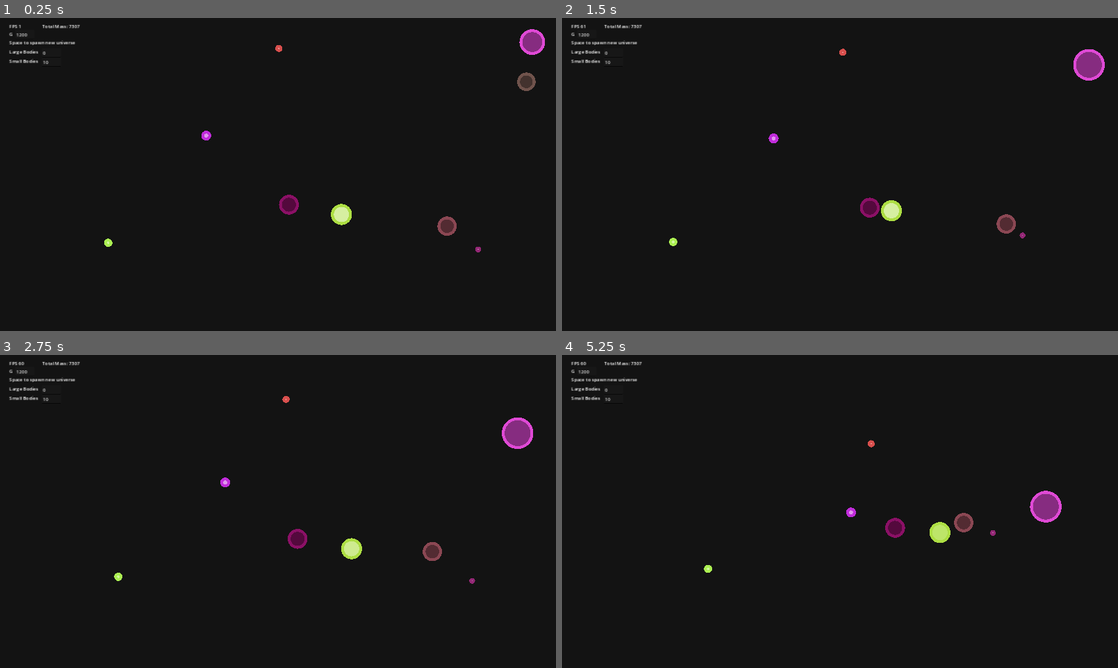
Above: before the commit, frames 1-4 (two rows, left to right).
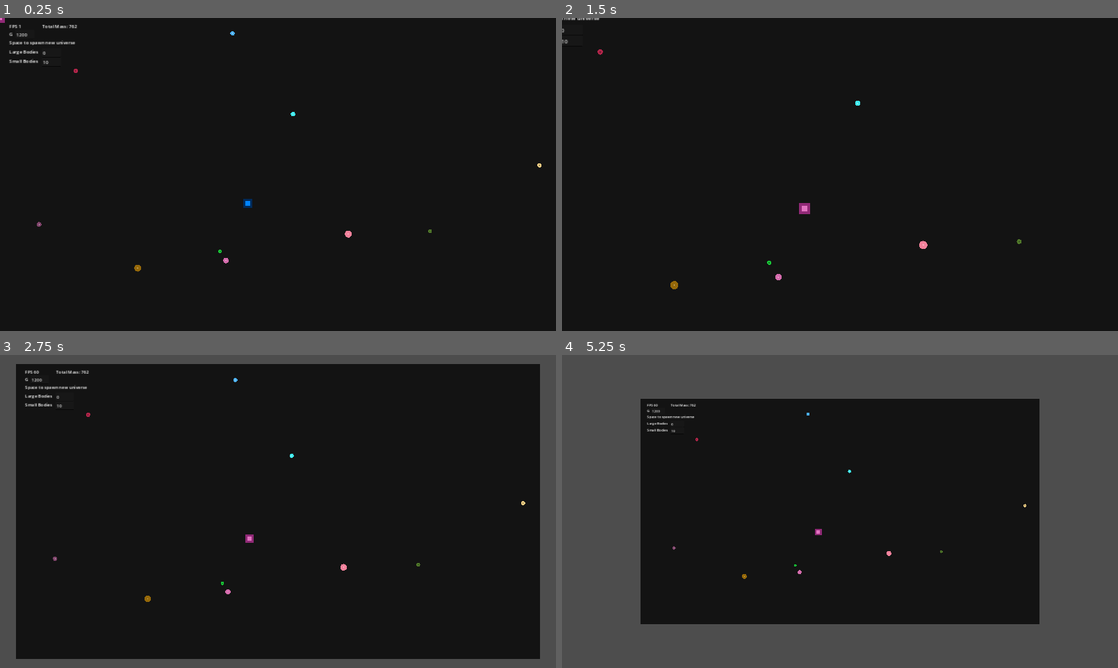
Above: after the commit, the same moments.

Repository: rp282/Gravity2D
Game: Godot game, scene res://god.tscn
Two runs of this game, one before a commit and one after it. Both use one fixed random seed, a clock stepped at 60 frames per second and the inputs below.
Inputs (mouse positions are in pixels of both pictures, inside the frame that each line leads up to):
- Up to frame 1 (0.25 s): no input
- Up to frame 2 (1.5 s): move the mouse to (962, 158) at 0.52 s; tap Mouse wheel down (zoom_in, bound only after the commit) at 0.6 s; tap Mouse wheel up (zoom_out, bound only after the commit) at 0.8, 1.35 s; move the mouse to (728, 190) at 1.27 s
- Up to frame 3 (2.75 s): tap Mouse wheel down (zoom_in, bound only after the commit) at 1.55, 2.1 s; move the mouse to (333, 442) at 2.02 s; tap Mouse wheel up (zoom_out, bound only after the commit) at 2.3 s
- Up to frame 4 (5.25 s): move the mouse to (812, 574) at 2.77 s; tap Mouse wheel up (zoom_out, bound only after the commit) at 2.85, 3.8, 4.35 s; tap Mouse wheel down (zoom_in, bound only after the commit) at 3.05, 3.6, 4.55, 5.1 s; move the mouse to (1006, 558) at 3.52 s; move the mouse to (673, 464) at 4.27 s; move the mouse to (867, 511) at 5.02 s

The runs differ from the first frame. In frame 1, 1.3% of the frame differs, in the area x 0-98%, y 0-82%; in frame 2, 1.7%; in frame 3, 13%; in frame 4, 49%, in the area x 0-100%, y 0-100%.

Commit message:
[Physics] Testing center of mass
Rectangles mark center of mass of universe (CoM). Pink is updated 3 times a second, blue is updated every frame

Diff:
--- /dev/null
+++ b/camera.gd
@@ -0,0 +1,14 @@
+extends Camera2D
+
+
+# Called every frame. 'delta' is the elapsed time since the previous frame.
+#func _process(delta):
+#    align(get_tree().get_first_node_in_group("universe"))
+
+var zoom_speed = 0.1
+
+func _input(event: InputEvent):
+    if event.is_action("zoom_in"):
+        zoom -= zoom * zoom_speed
+    if event.is_action("zoom_out"):
+        zoom += zoom * zoom_speed
--- a/god.gd
+++ b/god.gd
@@ -23,8 +23,8 @@
     $InputSmallBodies.set_text(str(small_bodies))
     $InputG.set_text(str(current_gravity))
     $TotalMass.set_text("Total Mass: %d" % current_universe.total_mass)
-    $Background.size.x = ProjectSettings.get_setting("display/window/size/viewport_width")
-    $Background.size.y = ProjectSettings.get_setting("display/window/size/viewport_height")
+#    $Background.size.x = ProjectSettings.get_setting("display/window/size/viewport_width")
+#    $Background.size.y = ProjectSettings.get_setting("display/window/size/viewport_height")
 
 func _process(delta: float) -> void:
     $FPS.set_text("FPS %d" % Engine.get_frames_per_second())
--- a/god.tscn
+++ b/god.tscn
@@ -1,11 +1,24 @@
-[gd_scene load_steps=3 format=3 uid="uid://eeiv6rah78cb"]
+[gd_scene load_steps=4 format=3 uid="uid://eeiv6rah78cb"]
 
 [ext_resource type="Script" path="res://god.gd" id="1_nvt8k"]
 [ext_resource type="PackedScene" uid="uid://b1sktedj6x7yd" path="res://universe.tscn" id="2_xmtj1"]
+[ext_resource type="Script" path="res://camera.gd" id="3_khsnm"]
 
 [node name="god" type="Node"]
 script = ExtResource("1_nvt8k")
 universe = ExtResource("2_xmtj1")
+
+[node name="Camera2D" type="Camera2D" parent="."]
+position = Vector2(960, 540)
+script = ExtResource("3_khsnm")
+
+[node name="Background" type="ColorRect" parent="Camera2D"]
+z_index = -1
+offset_left = -960.0
+offset_top = -540.0
+offset_right = 960.0
+offset_bottom = 540.0
+color = Color(0.0745098, 0.0745098, 0.0745098, 1)
 
 [node name="FPS" type="Label" parent="."]
 z_index = 1
@@ -25,16 +38,10 @@
 z_index = 1
 offset_left = 32.0
 offset_top = 72.0
-offset_right = 212.0
+offset_right = 260.0
 offset_bottom = 98.0
 text = "Space to spawn new universe
 "
-
-[node name="Background" type="ColorRect" parent="."]
-z_index = -1
-offset_right = 1152.0
-offset_bottom = 648.0
-color = Color(0.0745098, 0.0745098, 0.0745098, 1)
 
 [node name="InputG" type="LineEdit" parent="."]
 offset_left = 52.0
--- a/massive_body.gd
+++ b/massive_body.gd
@@ -63,10 +63,10 @@
                     return
     new_position = position + (velocity * delta)
     ## Bounce off walls
-    if new_position.x + radius > universe.x_max || new_position.x - radius < 0:
-        velocity.x = -velocity.x * universe.wall_cushion_factor
-    if new_position.y + radius > universe.y_max || new_position.y - radius < 0:
-        velocity.y = -velocity.y * universe.wall_cushion_factor
+#    if new_position.x + radius > universe.x_max || new_position.x - radius < 0:
+#        velocity.x = -velocity.x * universe.wall_cushion_factor
+#    if new_position.y + radius > universe.y_max || new_position.y - radius < 0:
+#        velocity.y = -velocity.y * universe.wall_cushion_factor
     position = new_position
     queue_redraw()
 
--- a/project.godot
+++ b/project.godot
@@ -38,6 +38,16 @@
 "events": [Object(InputEventKey,"resource_local_to_scene":false,"resource_name":"","device":-1,"window_id":0,"alt_pressed":false,"shift_pressed":false,"ctrl_pressed":false,"meta_pressed":false,"pressed":false,"keycode":0,"physical_keycode":32,"key_label":0,"unicode":32,"echo":false,"script":null)
 ]
 }
+zoom_out={
+"deadzone": 0.5,
+"events": [Object(InputEventMouseButton,"resource_local_to_scene":false,"resource_name":"","device":-1,"window_id":0,"alt_pressed":false,"shift_pressed":false,"ctrl_pressed":false,"meta_pressed":false,"button_mask":0,"position":Vector2(0, 0),"global_position":Vector2(0, 0),"factor":1.0,"button_index":4,"canceled":false,"pressed":false,"double_click":false,"script":null)
+]
+}
+zoom_in={
+"deadzone": 0.5,
+"events": [Object(InputEventMouseButton,"resource_local_to_scene":false,"resource_name":"","device":-1,"window_id":0,"alt_pressed":false,"shift_pressed":false,"ctrl_pressed":false,"meta_pressed":false,"button_mask":0,"position":Vector2(0, 0),"global_position":Vector2(0, 0),"factor":1.0,"button_index":5,"canceled":false,"pressed":false,"double_click":false,"script":null)
+]
+}
 
 [rendering]
 
--- a/universe.gd
+++ b/universe.gd
@@ -18,6 +18,7 @@
 var velocity = Vector2.ZERO
 
 var total_mass : float = 0
+var center_of_mass : Vector2
 
 func _ready():
     print(gravity)
@@ -26,6 +27,7 @@
         var random_radius = randf_range(100,240)
         var random_position = Vector2(randf_range(0, x_max), randf_range(0, y_max))
         var body : MassiveBody = massive_body.instantiate()
+#        body.initialize(self, 0, random_radius, random_position, Color(randf_range(0,1), randf_range(0,1), randf_range(0,1), 1))
         body.initialize(self, randi() % God.BodyTypes.size(), random_radius, random_position, Color(randf_range(0,1), randf_range(0,1), randf_range(0,1), 1))
 #        var body = MassiveBody.new(generated_mass, random_position, Color(randf_range(0,1), randf_range(0,1), randf_range(0,1), 1))
 #        massive_objects.push_back(body)
@@ -33,23 +35,31 @@
         add_child(body)
     ## Small bodies
     for i in small_bodies:
-        var random_radius = randf_range(3,45)
+        var random_radius = randf_range(6,13)
         var random_position = Vector2(randf_range(0, x_max), randf_range(0, y_max))
         var body : MassiveBody = massive_body.instantiate()
+#        body.initialize(self, 0, random_radius, random_position, Color(randf_range(0,1), randf_range(0,1), randf_range(0,1), 1))
         body.initialize(self, randi() % God.BodyTypes.size(), random_radius, random_position, Color(randf_range(0,1), randf_range(0,1), randf_range(0,1), 1))
 #        var body = MassiveBody.new(generated_mass, random_position, Color(randf_range(0,1), randf_range(0,1), randf_range(0,1), 1))
 #        massive_objects.push_back(body)
         total_mass += body.mass
         add_child(body)
 
-#func _process(delta):
-#    for body in massive_objects:
-#        var velocity = Vector2(0, 0)
-#        for other_body in massive_objects:
-#            if other_body == body:
-#                continue
-#            var f = gravity * body.mass * other_body.mass / body.position.distance_squared_to(other_body.position)
-#            var direction = (other_body.position - body.position).normalized()
-#            velocity += f * direction
-#        body.velocity += velocity / body.mass
-#    pass
+var test_tick: float  = 0
+func _process(delta):
+    test_tick += delta
+    var c = Vector2.ZERO # center of mass
+    var m = 0 # mass
+    for body in get_tree().get_nodes_in_group("bodies"): # Replace with get only bodies in own chunk
+        c = (c * m + body.position * body.mass) / (m + body.mass)
+        m += body.mass
+    center_of_mass = c
+    $COM1.position = center_of_mass
+    if test_tick > 0.33:
+        test_tick = 0
+        c = Vector2.ZERO # center of mass
+        m = 0 # mass
+        for body in get_tree().get_nodes_in_group("bodies"): # Replace with get only bodies in own chunk
+            c = (c * m + body.position * body.mass) / (m + body.mass)
+            m += body.mass
+        $COM2.position = center_of_mass
--- a/universe.tscn
+++ b/universe.tscn
@@ -3,6 +3,40 @@
 [ext_resource type="Script" path="res://universe.gd" id="1_85ewv"]
 [ext_resource type="PackedScene" uid="uid://crdh4fbaypo2u" path="res://massive_body.tscn" id="2_533q6"]
 
-[node name="universe" type="Node2D" groups=["universe"]]
+[node name="Universe" type="Node2D" groups=["universe"]]
 script = ExtResource("1_85ewv")
 massive_body = ExtResource("2_533q6")
+
+[node name="COM1" type="ColorRect" parent="."]
+z_index = 3
+offset_left = -8.0
+offset_top = -8.0
+offset_right = 8.0
+offset_bottom = 8.0
+color = Color(0, 0.513726, 1, 1)
+
+[node name="COM1_2" type="ColorRect" parent="COM1"]
+z_index = -1
+layout_mode = 0
+offset_left = -8.0
+offset_top = -8.0
+offset_right = 24.0
+offset_bottom = 24.0
+color = Color(0, 0.164706, 0.352941, 1)
+
+[node name="COM2" type="ColorRect" parent="."]
+z_index = 3
+offset_left = -8.0
+offset_top = -8.0
+offset_right = 8.0
+offset_bottom = 8.0
+color = Color(0.886275, 0.45098, 0.756863, 1)
+
+[node name="COM2_1" type="ColorRect" parent="COM2"]
+z_index = -1
+layout_mode = 0
+offset_left = -8.0
+offset_top = -8.0
+offset_right = 24.0
+offset_bottom = 24.0
+color = Color(0.564706, 0.160784, 0.462745, 1)
Not shown, changed: .gitignore
